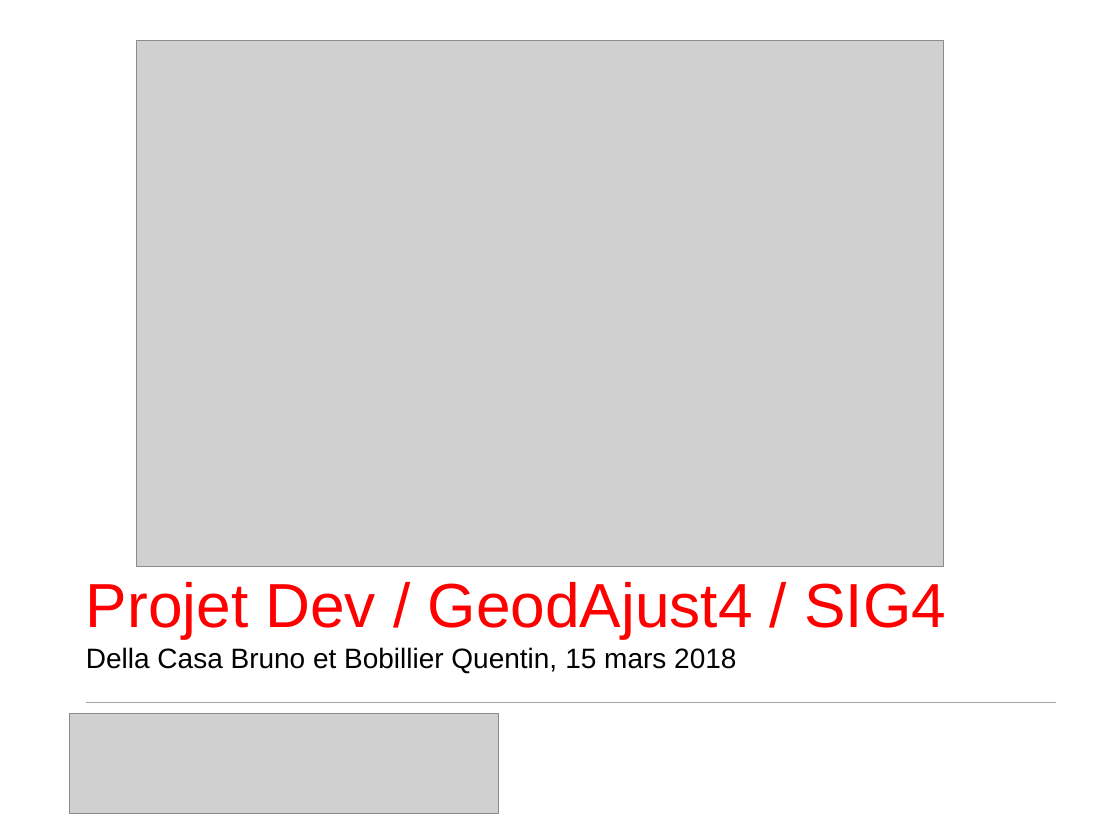
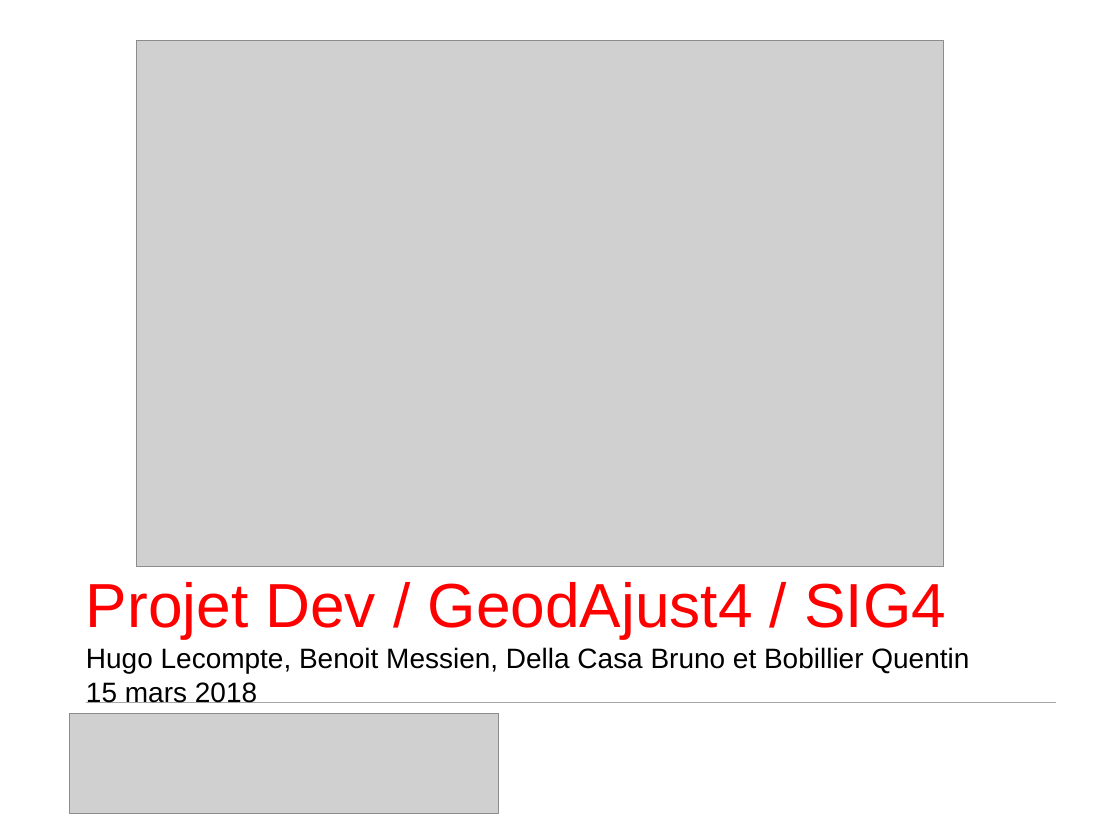
Before and after one commit to Pepiito/ProjetDev, a slide deck: slide 1 of docs/Presentation_DellaCasa_Bobillier.pptx. Drawn at 1120x840 pixels with LibreOffice and Linux fonts; fonts in the diff are those of the drawing; grey boxes stand for pictures; background and template pictures are left out. Boxes give left, top, right and bottom in pixels: in the first picture for what was removed or moved away, otherwise in the second. Text is boxed around its words. In the diff, an @@ line names an element or a change of style, - is before the commit and + after.

Commit message:
modif

```diff
--- a/docs/Presentation_DellaCasa_Bobillier.pptx
+++ b/docs/Presentation_DellaCasa_Bobillier.pptx
@@ text at (86, 647, 969, 703): text changed @@
-Della Casa Bruno et Bobillier Quentin, 15 mars 2018
+Hugo Lecompte, Benoit Messien, Della Casa Bruno et Bobillier Quentin 15 mars 2018
```
